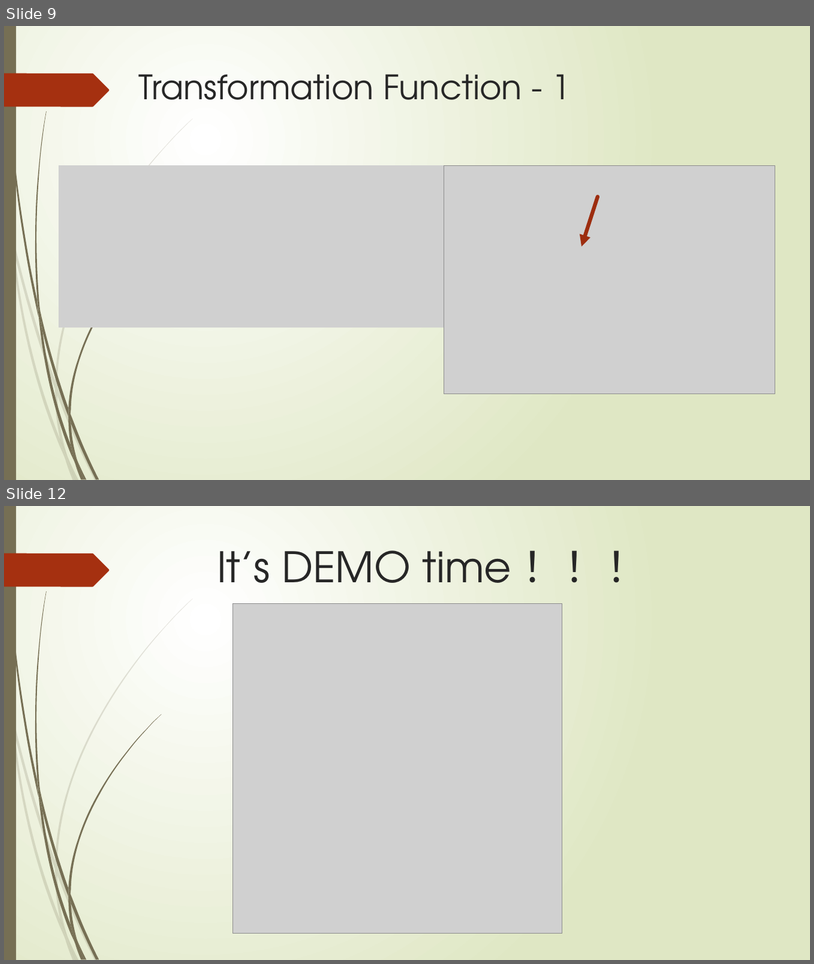
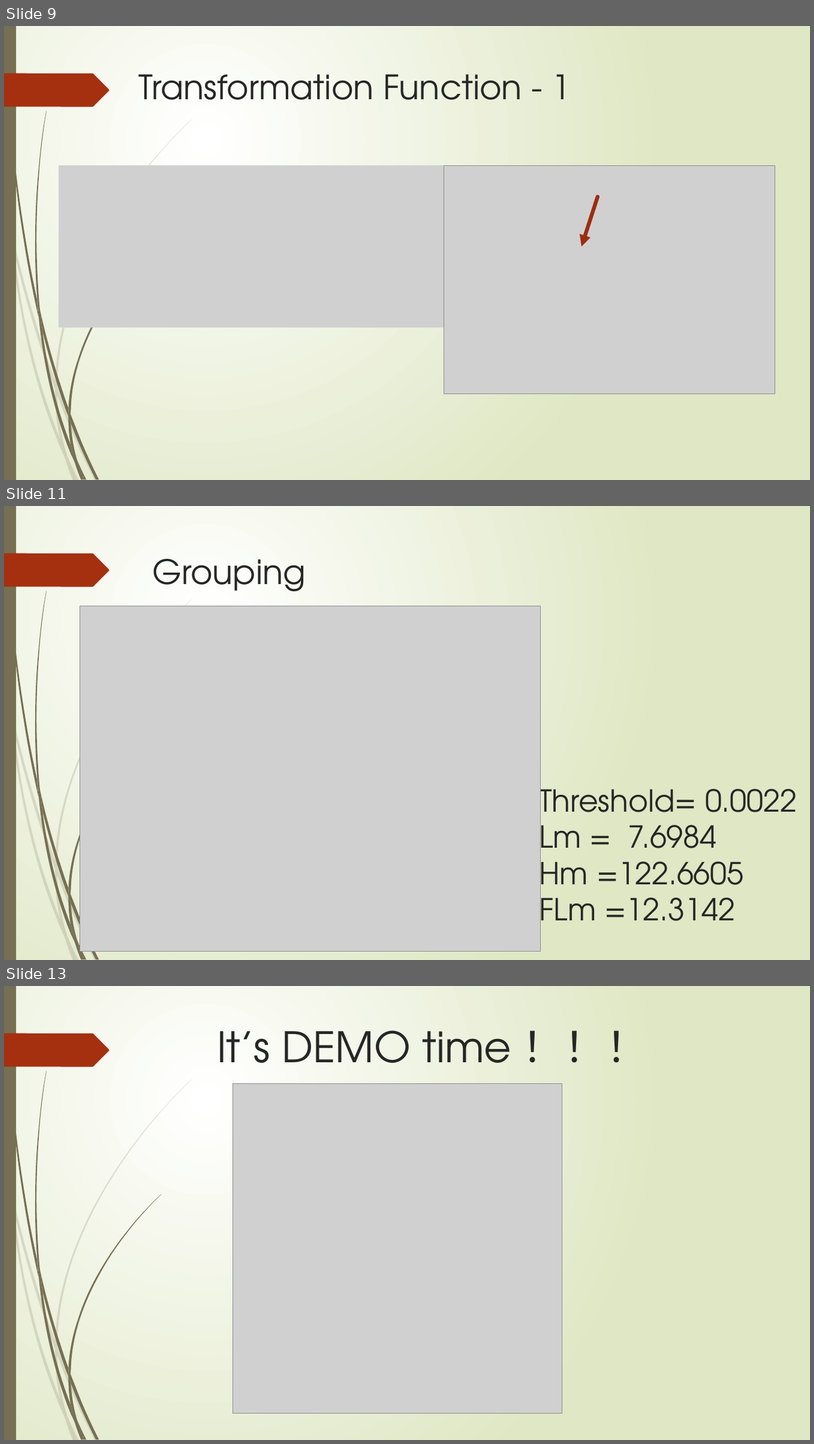
Before and after one commit to tedio85/Image-Processing-Final, a slide deck: DIP – Final Project.pptx. Shown one above the other, each under a label of ours: slides 9 and 12 before the commit, slides 9, 11 and 13 after it; the slides between them are not shown. The pictures are 814x964 and 814x1444 pixels, drawn with LibreOffice and Linux fonts; fonts in the diff are those of the drawing; grey boxes stand for pictures. Boxes give left, top, right and bottom in pixels: in the first picture for what was removed or moved away, otherwise in the second. Text is boxed around its words. In the diff, an @@ line names an element or a change of style, - is before the commit and + after.

```diff
--- a/DIP – Final Project.pptx
+++ b/DIP – Final Project.pptx
@@ slide 11 added at (4,506,810,960), background gradient #FFFFFF to #DFE8C4; not listed: 24 template elements that a slide beside it also shows @@
@@ text added at (152,559,306,591), 40 pt, text #262626 @@
+Grouping
@@ picture added at (80,606,541,951) @@
@@ title added at (539,780,798,935), 36 pt, text #262626 @@
+Threshold= 0.0022
+Lm = 7.6984
+Hm =122.6605
+FLm =12.3142
@@ what was slide 12 is now slide 13 @@
```
Also in this commit, not shown: 1 slide changed, 1 other slide added, 1 slide removed, 4 other files.
